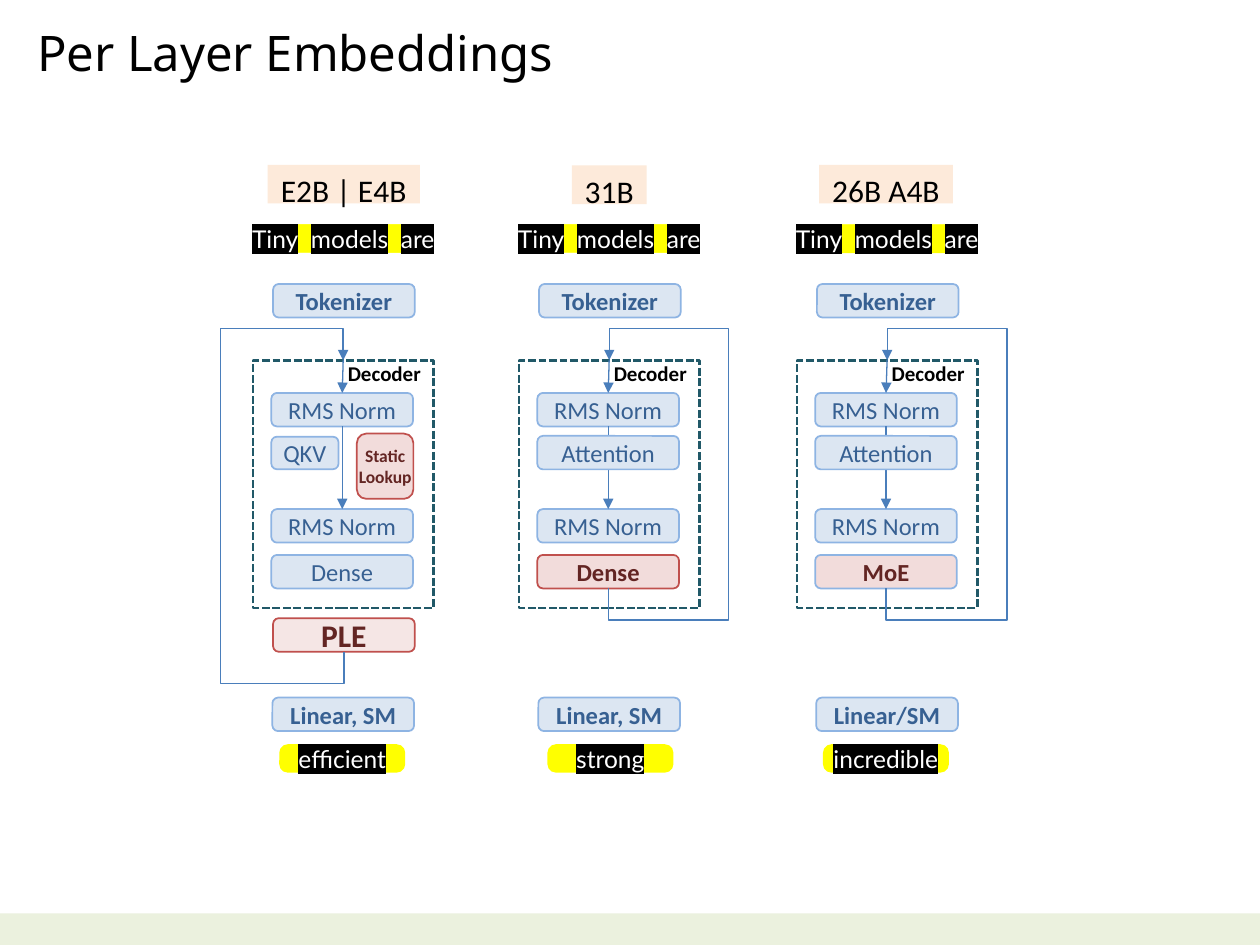
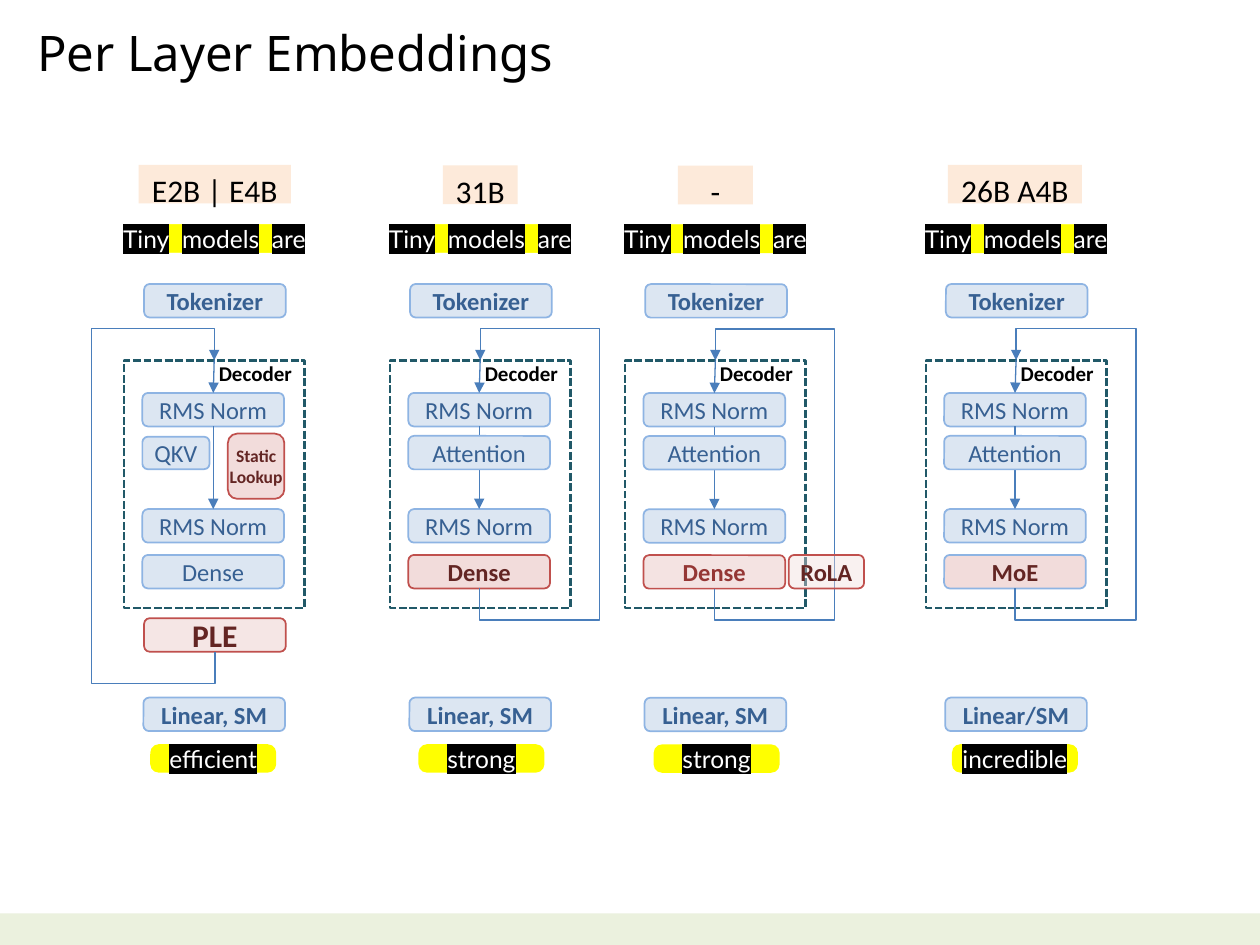
Before and after one commit to navibator/crazy-ai, a slide deck: slide 14 of ai-gemma.pptx. Drawn at 1260x945 pixels with LibreOffice and Linux fonts; fonts in the diff are those of the drawing. Boxes give left, top, right and bottom in pixels: in the first picture for what was removed or moved away, otherwise in the second. Text is boxed around its words. In the diff, an @@ line names an element or a change of style, - is before the commit and + after.

```diff
--- a/ai-gemma.pptx
+++ b/ai-gemma.pptx
@@ group added at [625, 166, 837, 774]: 8 rounded rectangles, 2 rectangles, 2 arrows, 1 elbow arrow @@
+-
+strong
+RMS Norm
+Dense
+RMS Norm
+Decoder
+Tokenizer
+Linear, SM
+Attention
+Tiny models are
@@ 18 rounded rectangles, 4 rectangles, 4 arrows, 2 elbow arrows: place and size @@
-18 rounded rectangles, 4 rectangles, 4 arrows, 2 elbow arrows at [222, 165, 731, 774]
+18 rounded rectangles, 4 rectangles, 4 arrows, 2 elbow arrows at [92, 165, 602, 774]
@@ 8 rounded rectangles, 2 rectangles, 2 arrows, 1 elbow arrow: place and size @@
-8 rounded rectangles, 2 rectangles, 2 arrows, 1 elbow arrow at [796, 165, 1009, 774]
+8 rounded rectangles, 2 rectangles, 2 arrows, 1 elbow arrow at [926, 165, 1138, 774]
@@ rounded rectangle added at [789, 554, 864, 588], fill #F2DCDB at 40% opacity, outline #C0504D 1 pt, 14 pt, text #632523, bold @@
+RoLA
```
Also in this commit, not shown: 4 other slides changed, 2 slides added, 5 slides removed, 1 other file.
